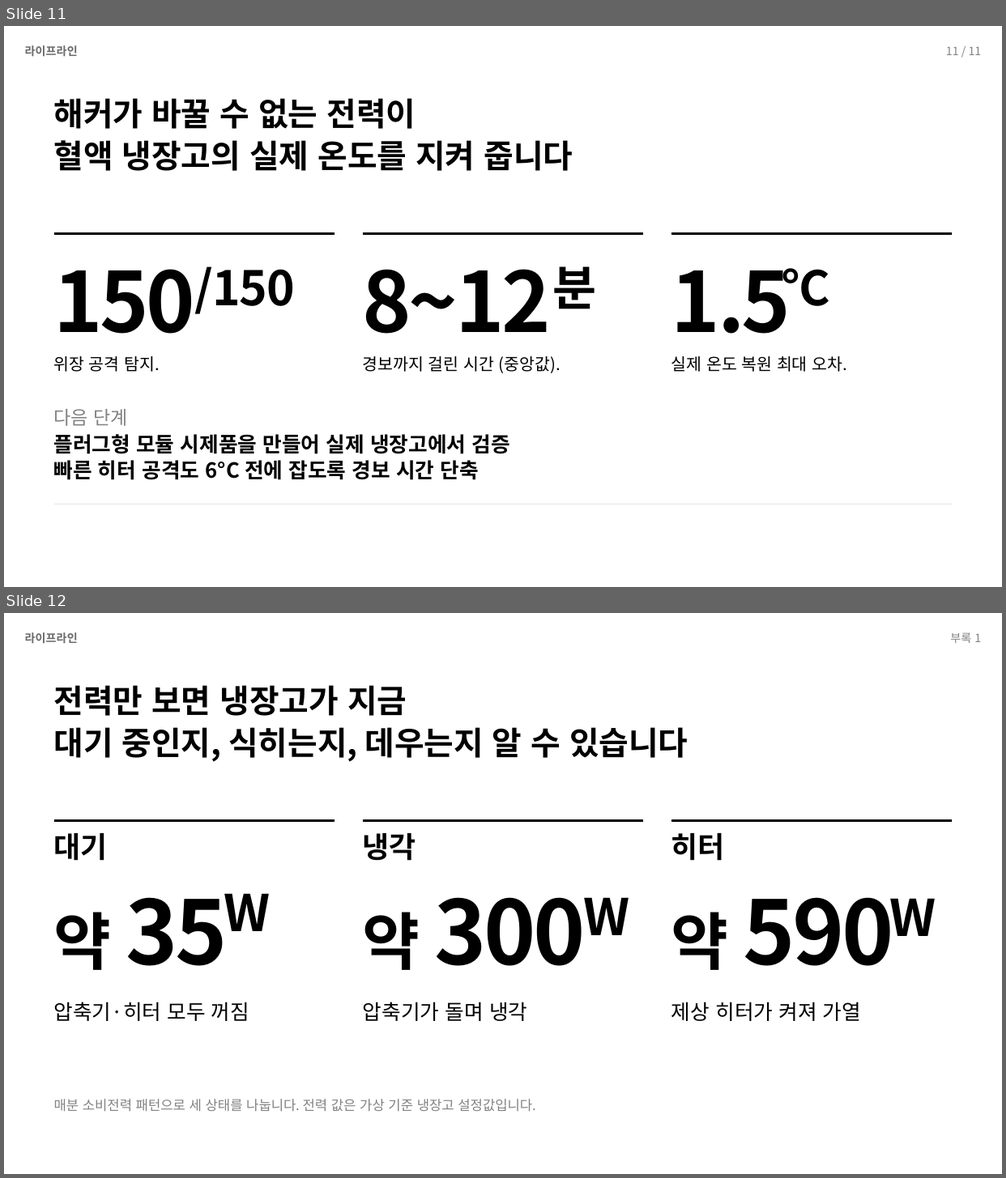
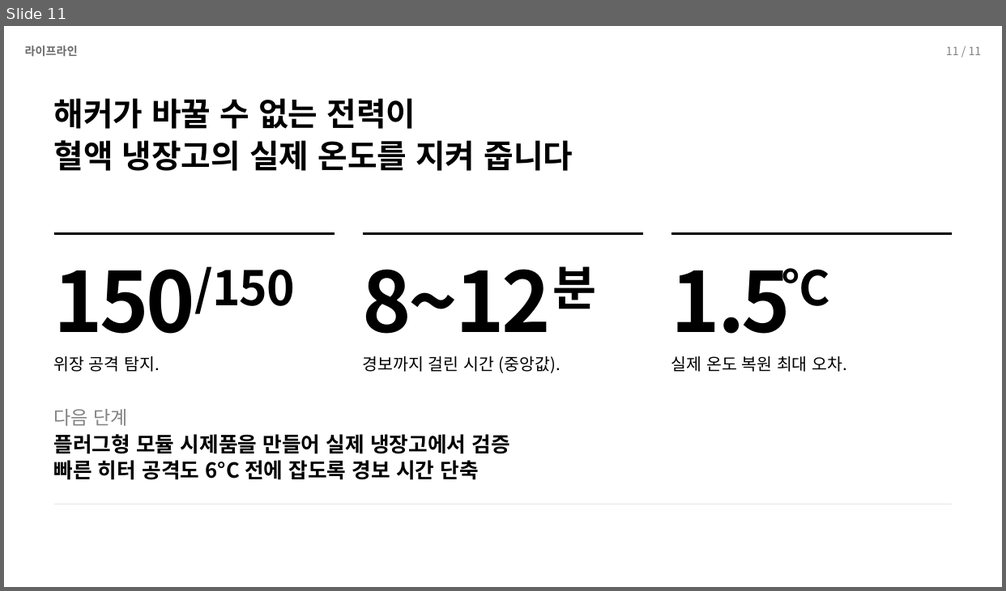
Before and after one commit to Jakpae/Blood-fridge-tamper-detection, a slide deck: docs/presentation/발표_라이프라인.pptx. Shown one above the other, each under a label of ours: slides 11 and 12 before the commit, slide 11 after it. The pictures are 1006x1178 and 1006x591 pixels, drawn with LibreOffice and Linux fonts; fonts in the diff are those of the drawing. Boxes give left, top, right and bottom in pixels: in the first picture for what was removed or moved away, otherwise in the second. Text is boxed around its words. In the diff, an @@ line names an element or a change of style, - is before the commit and + after.

Commit message:
발표 자료: 부록 2장 삭제 (11장)

```diff
--- a/docs/presentation/발표_라이프라인.pptx
+++ b/docs/presentation/발표_라이프라인.pptx
@@ slide 12 removed at [4, 613, 1002, 1174], background #FFFFFF @@
@@ text removed at [25, 632, 78, 644] @@
-라이프라인
@@ text removed at [950, 632, 981, 643] @@
-부록 1
@@ text removed at [54, 685, 688, 762] @@
-전력만 보면 냉장고가 지금
-대기 중인지, 식히는지, 데우는지 알 수 있습니다
@@ line removed from (54, 821) to (335, 821) @@
@@ line removed from (363, 821) to (643, 821) @@
@@ line removed from (671, 821) to (953, 821) @@
@@ text removed at [54, 833, 108, 861] @@
-대기
@@ text removed at [363, 833, 416, 861] @@
-냉각
@@ text removed at [671, 833, 725, 861] @@
-히터
@@ text removed at [54, 893, 227, 970] @@
-약 35
@@ text removed at [224, 893, 270, 931] @@
-W
@@ text removed at [363, 897, 586, 970] @@
-약 300
@@ text removed at [583, 897, 629, 935] @@
-W
@@ text removed at [671, 897, 894, 970] @@
-약 590
@@ text removed at [890, 898, 936, 936] @@
-W
@@ text removed at [54, 1002, 249, 1021] @@
-압축기·히터 모두 꺼짐
@@ text removed at [363, 1002, 527, 1021] @@
-압축기가 돌며 냉각
@@ text removed at [671, 1002, 861, 1021] @@
-제상 히터가 켜져 가열
@@ text removed at [54, 1099, 535, 1111] @@
-매분 소비전력 패턴으로 세 상태를 나눕니다. 전력 값은 가상 기준 냉장고 설정값입니다.
```
Also in this commit, not shown: 1 other slide removed, 1 other file.
